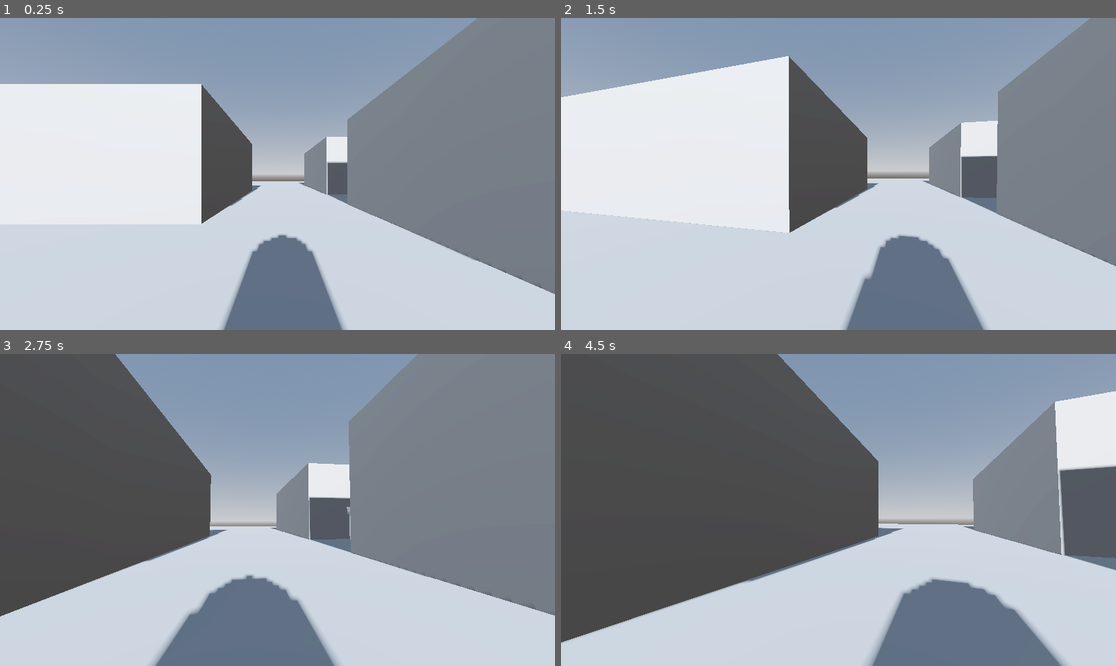
Above: before the commit, frames 1-4 (two rows, left to right).
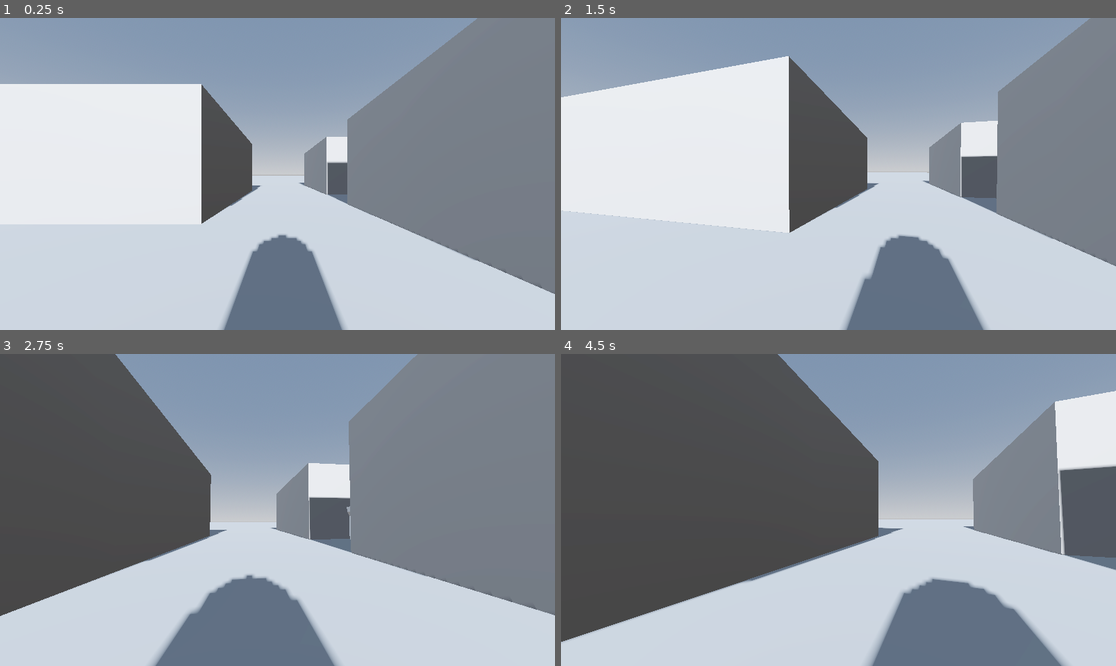
Above: after the commit, the same moments.

Repository: Lucky087/3DHorror-game
Game: Godot game, scene res://Scenes/world_start.tscn
Two runs of this game, one before a commit and one after it. Both use one fixed random seed, a clock stepped at 60 frames per second and the inputs below.
Inputs (mouse positions are in pixels of both pictures, inside the frame that each line leads up to):
- Up to frame 1 (0.25 s): no input
- Up to frame 2 (1.5 s): move the mouse to (866, 174) at 0.52 s; hold W (forward) from 0.53 s (still down); tap F (Flashlight) at 0.6 s; move the mouse to (810, 174) at 1.27 s; tap E (Interact) at 1.35 s
- Up to frame 3 (2.75 s): keep holding W (forward); move the mouse to (288, 503) at 2.02 s; tap Ctrl (crouch) at 2.1 s
- Up to frame 4 (4.5 s): keep holding W (forward); move the mouse to (832, 516) at 2.77 s; tap Shift (sprint) at 2.85 s; move the mouse to (877, 513) at 3.52 s; tap F (Flashlight) at 3.6 s; move the mouse to (794, 506) at 4.27 s; tap E (Interact) at 4.35 s

The runs differ from the first frame. In frame 1, 0.2% of the frame differs, in the area x 45-85%, y 50-77%; in frame 2, 0.2%; in frame 3, 0.3%; in frame 4, 0.4%, in the area x 0-100%, y 2-93%.

Commit message:
Floor
Floor Update, just bigger place to make map.

Diff:
--- a/Scenes/world_start.tscn
+++ b/Scenes/world_start.tscn
@@ -35,7 +35,7 @@
 shadow_enabled = true
 
 [node name="Floor" type="StaticBody3D" parent="." unique_id=1055904295]
-transform = Transform3D(50, 0, 0, 0, 1.667, 0, 0, 0, 50, 0, 0, 0)
+transform = Transform3D(300, 0, 0, 0, 1.667, 0, 0, 0, 300, 0, 0, 0)
 physics_material_override = SubResource("PhysicsMaterial_2oeuo")
 
 [node name="CollisionShape3D" type="CollisionShape3D" parent="Floor" unique_id=978439504]
